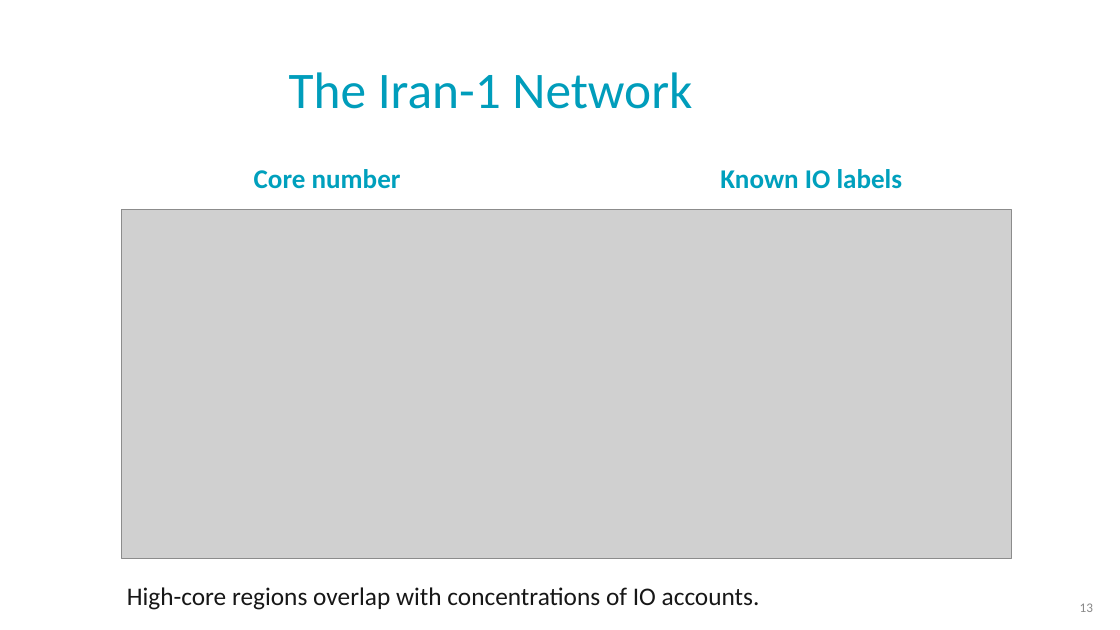
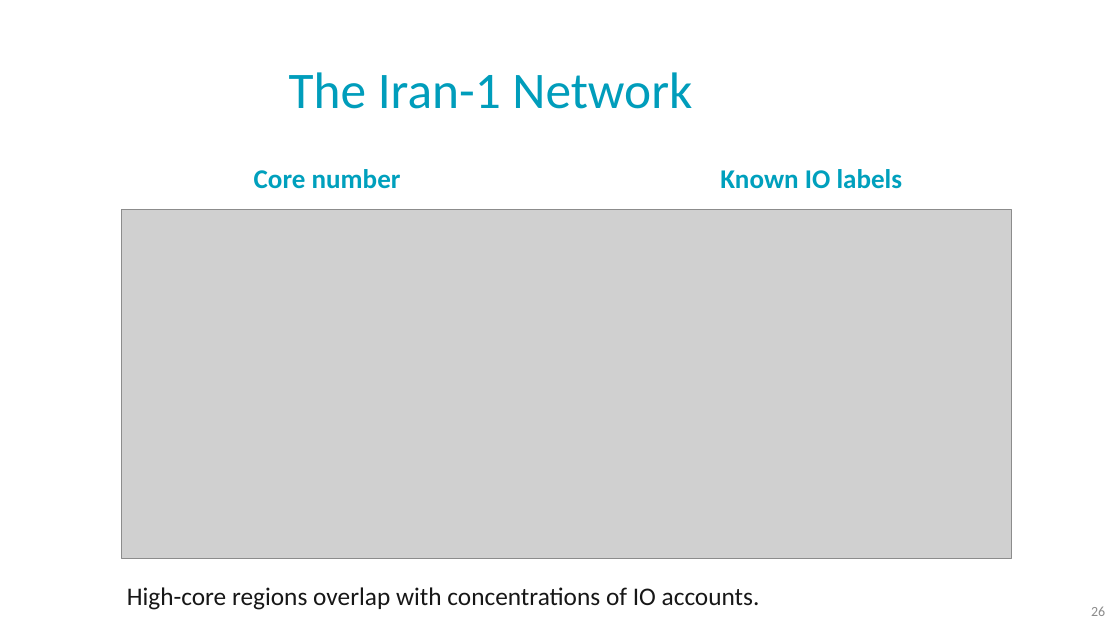
Before and after one commit to NoaTal1996/Backbone-Graph, a slide deck: slide 26 of docs/meeting/2026_09_23.pptx. Drawn at 1120x630 pixels with LibreOffice and Linux fonts; fonts in the diff are those of the drawing; grey boxes stand for pictures; background and template pictures are left out. Boxes give left, top, right and bottom in pixels: in the first picture for what was removed or moved away, otherwise in the second. Text is boxed around its words. In the diff, an @@ line names an element or a change of style, - is before the commit and + after.

```diff
--- a/docs/meeting/2026_09_23.pptx
+++ b/docs/meeting/2026_09_23.pptx
@@ text removed at (x1=1080, y1=603, x2=1093, y2=612) @@
-13
@@ page number added at (x1=1091, y1=606, x2=1105, y2=616), 12 pt, text #8C8C8C @@
+26
```
Also in this commit, not shown: 5 other slides changed.
